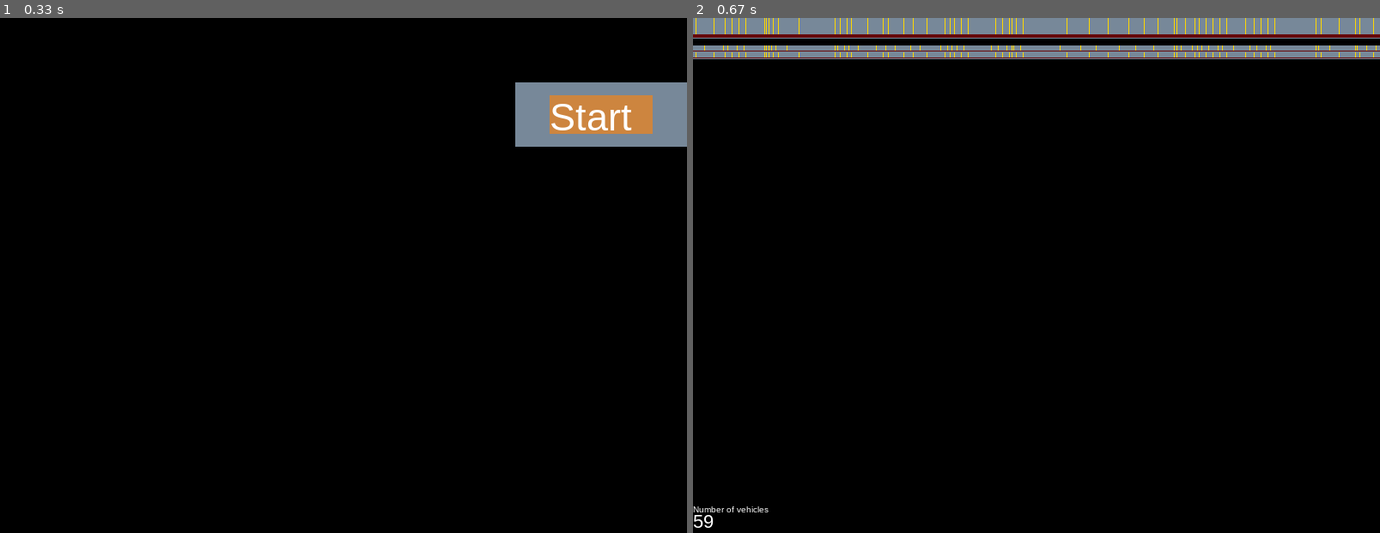
Above: before the commit, frames 1-2 (left to right).
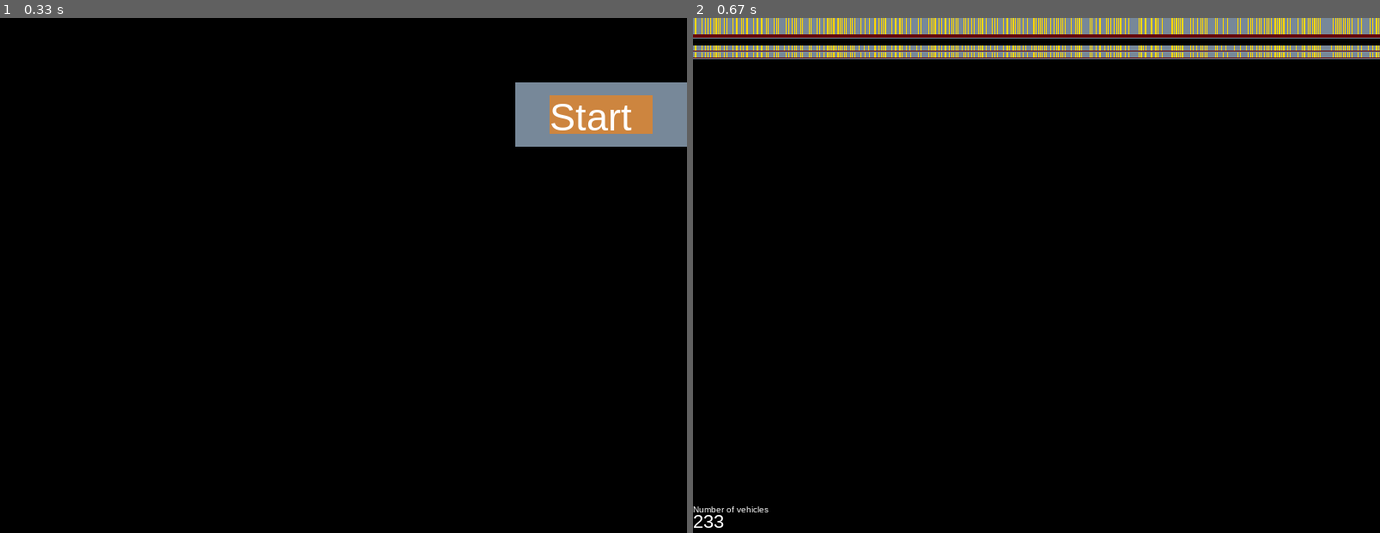
Above: after the commit, the same moments.

Repository: tomtuamnuq/model_and_simulate
Game: pygame game, started from model_and_simulate/main.py
Two runs of this game, one before a commit and one after it. Both use one fixed random seed, a clock stepped at 60 frames per second and the inputs below.
Inputs (mouse positions are in pixels of both pictures, inside the frame that each line leads up to):
- Up to frame 1 (0.33 s): no input
- Up to frame 2 (0.67 s): click (1297, 115) at 0.38 s

Frame 1 is identical in both runs. In frame 2, 1.7% of the frame differs, in the area x 0-100%, y 0-99%.

Commit message:
Add docstrings to traffic sim

Diff:
--- a/model_and_simulate/road_traffic_microscopic/section.py
+++ b/model_and_simulate/road_traffic_microscopic/section.py
@@ -7,6 +7,13 @@
     """Describes a road section with cells of equal size placed at equal intervals."""
 
     def __init__(self, length: float, velocity_max: int, density_max: float):
+        """
+
+        Args:
+            length (int): The total length. It is the width on the x-Axis.
+            velocity_max (int): The maximum allowed velocity on the road.
+            density_max (float): The maximum allowed density of vehicles on the road.
+        """
         self._length = length
         self._velocity_max = velocity_max
         self._density_max = density_max
@@ -25,6 +32,7 @@
 
     @property
     def cell_size(self) -> float:
+        """Length of each cell. It is the same for all cells and equals width and height."""
         return self._cells[0].size
 
     @property
@@ -45,9 +53,15 @@
 
 
 class Cell:
-    """A line item."""
+    """A line item to use as a discretization of an instance of `Section`."""
 
     def __init__(self, number: int, size: float):
+        """
+
+        Args:
+            number (int): The number of positioning this cell.
+            size (float): The size of in meters. It equals width and height.
+        """
         self._number = number
         self._size = size
         self._empty = True  # type: bool
--- a/model_and_simulate/road_traffic_microscopic/traffic_simulation.py
+++ b/model_and_simulate/road_traffic_microscopic/traffic_simulation.py
@@ -54,7 +54,6 @@
         self, all_vehicles_at_once: bool, occupation: float
     ) -> tuple[list[Vehicle], int]:
         number_of_vehicles = int(math.floor(occupation * self._section.max_cell_number))
-        assert number_of_vehicles > 1  # TODO check possible parameters
         if all_vehicles_at_once:
             vehicles = self._place_all_vehicles(number_of_vehicles)
         else:
@@ -141,7 +140,7 @@
 class TrafficParameters(SimulationParameters):
     """Class for keeping track of the simulation parameters in menus."""
 
-    length: int = 2250  # 2250 default 3500 max 100 min
-    occupation: float = 0.2  # 0.2 default 1 max 0.1 min
-    dawdling_factor: float = 0.2  # 0.2 default 1 max and 0.1 min
+    length: int = 3500  # 2250 default 3500 max 300 min
+    occupation: float = 0.5  # 0.2 default 0.9 max 0.1 min
+    dawdling_factor: float = 0.9  # 0.2 default 0.9 max and 0.1 min
     all_vehicles_at_once: bool = True  # True default
--- a/model_and_simulate/road_traffic_microscopic/traffic_visualization.py
+++ b/model_and_simulate/road_traffic_microscopic/traffic_visualization.py
@@ -49,7 +49,7 @@
         )
 
     def update_visualization(self) -> None:
-        """TODO add docs."""
+        """Redraws the dynamic section on top and draws a new section."""
         if self._section_pos_y > self._section_pos_y_max:
             self._section_pos_y = self._init_section_pos_y()
             self.simple_pygame.all_sprites.empty()
--- a/model_and_simulate/road_traffic_microscopic/vehicle.py
+++ b/model_and_simulate/road_traffic_microscopic/vehicle.py
@@ -13,12 +13,20 @@
 
     def __init__(
         self,
-        ident: int,
+        identity: int,
         velocity: int,
         velocity_max: int,
         dawdling_factor: float,
     ):
-        self._ident = ident
+        """
+
+        Args:
+            identity (int): Non changeable identification number.
+            velocity (int): The initial velocity along the x-Axis.
+            velocity_max (int): The maximum allowed velocity of this vehicle.
+            dawdling_factor (float): The probability in [0, 1] for dawdling.
+        """
+        self._identity = identity
         self._velocity = velocity
         self._velocity_max = velocity_max
         self._cell = None  # type: Optional[Cell]
@@ -36,9 +44,9 @@
         self._successor = successor
 
     @property
-    def ident(self) -> int:
+    def identity(self) -> int:
         """The identification number."""
-        return self._ident
+        return self._identity
 
     @property
     def position(self) -> int:
@@ -93,8 +101,6 @@
         if self.velocity > 0:
             self._cell.make_empty()
             self._cell = section.get_cell(self.position + self.velocity)
-            if not self._cell.is_empty():  # TODO remove check
-                raise ValueError(f"Vehicle {self.ident} placed on full cell {self._cell.number}")
             self._cell.make_occupied()
 
     def place_into_cell(self, cell: Cell):
--- a/model_and_simulate/utilities/pygame_simple.py
+++ b/model_and_simulate/utilities/pygame_simple.py
@@ -78,6 +78,7 @@
 
 
 def get_window_resolution() -> [int, int]:
+    """Returns the current width and height of the pygame display."""
     return pygame.display.get_window_size()
 
 
